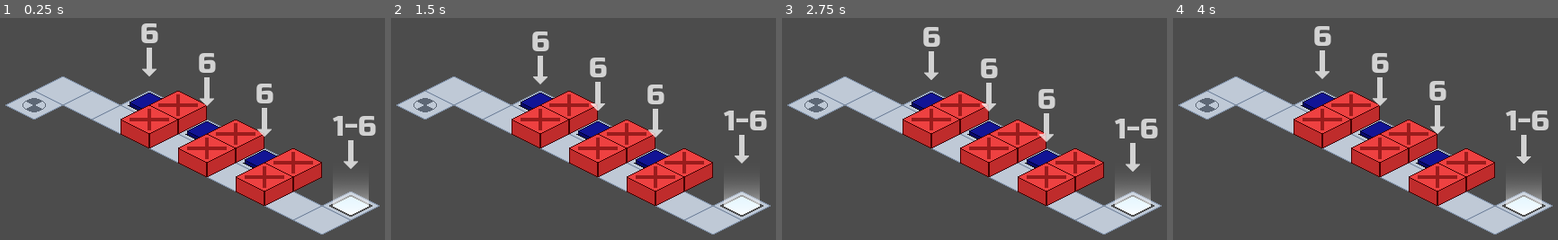
Above: before the commit, frames 1-4 (left to right).
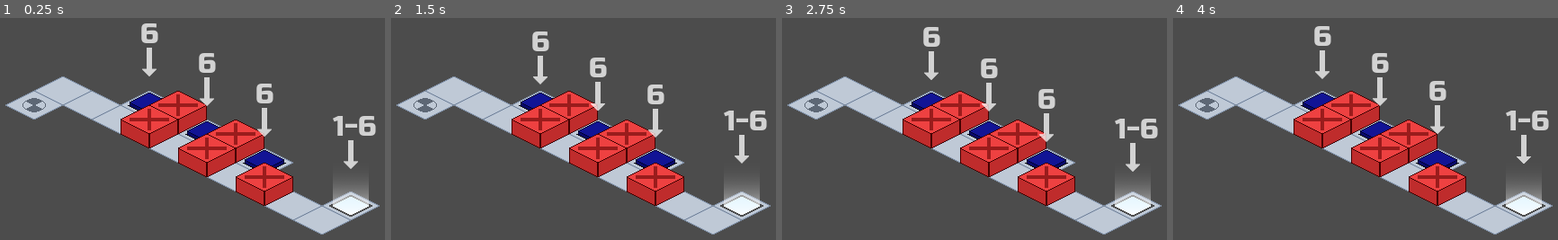
Above: after the commit, the same moments.

Repository: kdreese/gmtk-2022
Game: Godot game, scene res://src/levels/ButtonTestLevel.tscn
The game is run twice, just before and just after one commit, with the same random seed, the same clock (stepped at 60 frames per second) and the same inputs. This scene is started directly instead of the project's main scene.
Inputs:
- Up to frame 1 (0.25 s): no input
- Up to frame 2 (1.5 s): hold D (move_right) 0.53-1.28 s; hold S (move_back) from 1.28 s (still down)
- Up to frame 3 (2.75 s): release S (move_back) at 2.03 s; hold D (move_right) from 2.03 s (still down)
- Up to frame 4 (4 s): release D (move_right) at 2.78 s; hold W (move_forward) 2.78-3.53 s; hold A (move_left) from 3.53 s (still down)

The runs differ from the first frame. In frame 1, 1.5% of the frame differs, in the area x 68-84%, y 58-79%; in frame 2, 1.5%; in frame 3, 1.5%; in frame 4, 1.5%.

Commit message:
Initial commit.

Diff:
--- a/src/levels/ButtonTestLevel.gd
+++ b/src/levels/ButtonTestLevel.gd
@@ -13,11 +13,10 @@
 
 func _on_button_pressed(instance: LevelButton) -> void:
 	if instance.name == "LevelButton":
-		$TileMap.set_cell(11, 2, $TileMap.tile_set.find_tile_by_name("GateOpen"))
-		$TileMap.set_cell(11, 3, $TileMap.tile_set.find_tile_by_name("GateOpen"))
+		$Gate.open()
+		$Gate2.open()
 	elif instance.name == "LevelButton2":
-		$TileMap.set_cell(13, 2, $TileMap.tile_set.find_tile_by_name("GateOpen"))
-		$TileMap.set_cell(13, 3, $TileMap.tile_set.find_tile_by_name("GateOpen"))
+		$Gate2.open()
+		$Gate4.open()
 	elif instance.name == "LevelButton3":
-		$TileMap.set_cell(15, 2, $TileMap.tile_set.find_tile_by_name("GateOpen"))
-		$TileMap.set_cell(15, 3, $TileMap.tile_set.find_tile_by_name("GateOpen"))
+		$Gate5.open()
--- a/src/levels/ButtonTestLevel.tscn
+++ b/src/levels/ButtonTestLevel.tscn
@@ -1,9 +1,10 @@
-[gd_scene load_steps=5 format=2]
+[gd_scene load_steps=6 format=2]
 
 [ext_resource path="res://resouces/TileSet.tres" type="TileSet" id=1]
 [ext_resource path="res://src/objects/LevelButton.tscn" type="PackedScene" id=2]
 [ext_resource path="res://src/levels/ButtonTestLevel.gd" type="Script" id=3]
 [ext_resource path="res://src/objects/LevelEnd.tscn" type="PackedScene" id=4]
+[ext_resource path="res://src/objects/Gate.tscn" type="PackedScene" id=5]
 
 [node name="ButtonTestLevel" type="Node2D"]
 script = ExtResource( 3 )
@@ -13,7 +14,7 @@
 tile_set = ExtResource( 1 )
 cell_size = Vector2( 64, 32 )
 format = 1
-tile_data = PoolIntArray( 131082, 0, 0, 131083, 7, 0, 131084, 0, 0, 131085, 7, 0, 131086, 0, 0, 131087, 7, 0, 131089, 0, 0, 196616, 0, 0, 196617, 0, 0, 196618, 0, 0, 196619, 7, 0, 196620, 0, 0, 196621, 7, 0, 196622, 0, 0, 196623, 7, 0, 196624, 0, 0, 196625, 0, 0, 262152, 2, 0 )
+tile_data = PoolIntArray( 131082, 0, 0, 131084, 0, 0, 131086, 0, 0, 131089, 0, 0, 196616, 0, 0, 196617, 0, 0, 196618, 0, 0, 196620, 0, 0, 196622, 0, 0, 196624, 0, 0, 196625, 0, 0, 262152, 2, 0 )
 
 [node name="LevelButton" parent="." instance=ExtResource( 2 )]
 position = Vector2( 256, 208 )
@@ -29,4 +30,19 @@
 
 [node name="LevelEnd" parent="." instance=ExtResource( 4 )]
 position = Vector2( 480, 304 )
-level_name = "Level 6"
+next_level_path = "res://src/levels/TestLevel.tscn"
+
+[node name="Gate" parent="." instance=ExtResource( 5 )]
+position = Vector2( 288, 216 )
+
+[node name="Gate2" parent="." instance=ExtResource( 5 )]
+position = Vector2( 256, 232 )
+
+[node name="Gate3" parent="." instance=ExtResource( 5 )]
+position = Vector2( 352, 248 )
+
+[node name="Gate4" parent="." instance=ExtResource( 5 )]
+position = Vector2( 320, 264 )
+
+[node name="Gate5" parent="." instance=ExtResource( 5 )]
+position = Vector2( 384, 296 )
--- /dev/null
+++ b/src/levels/TestLevel.gd
@@ -0,0 +1,21 @@
+extends Node2D
+
+gates := [Vector2(9, 0)]
+
+func _ready() -> void:
+	var error := $LevelButton.connect("button_pressed", self, "_on_button_pressed", [$LevelButton])
+	assert(not error)
+
+
+
+func calc_z_index() -> void:
+	var player = get_parent().get_node("Player") as Player
+	var grid_coords = player.grid_coords
+	for gate in gates:
+		if player.x > gate.x or player.y > gate.y:
+			$TileMap.
+
+
+func _on_LevelButton_button_pressed() -> void:
+	$TileMap.set_cell(9, 0, $TileMap.tile_set.find_tile_by_name("GateOpen"))
+	$TileMap.set_cell(13, 0, $TileMap.tile_set.find_tile_by_name("GateClosed"))
--- /dev/null
+++ b/src/levels/TestLevel.tscn
@@ -0,0 +1,28 @@
+[gd_scene load_steps=5 format=2]
+
+[ext_resource path="res://resouces/TileSet.tres" type="TileSet" id=1]
+[ext_resource path="res://src/objects/LevelButton.tscn" type="PackedScene" id=2]
+[ext_resource path="res://src/objects/LevelEnd.tscn" type="PackedScene" id=3]
+[ext_resource path="res://src/levels/TestLevel.gd" type="Script" id=4]
+
+[node name="TestLevel" type="Node2D"]
+script = ExtResource( 4 )
+
+[node name="TileMap" type="TileMap" parent="."]
+mode = 1
+tile_set = ExtResource( 1 )
+cell_size = Vector2( 64, 32 )
+format = 1
+tile_data = PoolIntArray( -262132, 0, 0, -196596, 0, 0, -131060, 0, 0, -65524, 0, 0, 7, 0, 0, 8, 0, 0, 9, 7, 0, 10, 0, 0, 11, 0, 0, 12, 0, 0, 13, 6, 0, 14, 0, 0, 15, 0, 0, 65549, 0, 0, 65550, 0, 0, 65551, 2, 0 )
+
+[node name="LevelButton" parent="." instance=ExtResource( 2 )]
+position = Vector2( 512, 144 )
+minimum_weight = 6
+
+[node name="LevelEnd" parent="." instance=ExtResource( 3 )]
+position = Vector2( 224, 112 )
+minimum_weight = 3
+maximum_weight = 3
+level_name = "Test Level"
+
+[connection signal="button_pressed" from="LevelButton" to="." method="_on_LevelButton_button_pressed"]
--- /dev/null
+++ b/src/objects/Gate.gd
@@ -0,0 +1,32 @@
+extends Node2D
+
+
+var tile_map: TileMap
+var grid_coords: Vector2
+
+# Called when the node enters the scene tree for the first time.
+func _ready() -> void:
+	tile_map = get_parent().get_node("TileMap")
+	grid_coords = tile_map.world_to_map(position)
+
+
+func update_z_index(player_position: Vector2):
+	if $AnimatedSprite.animation == "closed":
+		if player_position.x > grid_coords.x or player_position.y > grid_coords.y:
+			z_index = 1
+		else:
+			z_index = 3
+	else:
+		z_index = 1
+
+
+func open() -> void:
+	$AnimatedSprite.play("open")
+	$AnimatedSprite.offset.x += 16
+	tile_map.set_cellv(grid_coords, tile_map.tile_set.find_tile_by_name("Base"))
+
+
+func	 close() -> void:
+	$AnimatedSprite.play("closed")
+	$AnimatedSprite.offset -= 16
+	tile_map.set_cellv(grid_coords, -1)
--- /dev/null
+++ b/src/objects/Gate.tscn
@@ -0,0 +1,26 @@
+[gd_scene load_steps=5 format=2]
+
+[ext_resource path="res://assets/tiles/open_gate_tile.png" type="Texture" id=1]
+[ext_resource path="res://assets/tiles/closed_gate_tile.png" type="Texture" id=2]
+[ext_resource path="res://src/objects/Gate.gd" type="Script" id=3]
+
+[sub_resource type="SpriteFrames" id=1]
+animations = [ {
+"frames": [ ExtResource( 2 ) ],
+"loop": true,
+"name": "closed",
+"speed": 5.0
+}, {
+"frames": [ ExtResource( 1 ) ],
+"loop": true,
+"name": "open",
+"speed": 5.0
+} ]
+
+[node name="Gate" type="Node2D"]
+z_index = 1
+script = ExtResource( 3 )
+
+[node name="AnimatedSprite" type="AnimatedSprite" parent="."]
+frames = SubResource( 1 )
+animation = "closed"
--- a/src/objects/Player.tscn
+++ b/src/objects/Player.tscn
@@ -88,29 +88,29 @@
 
 [sub_resource type="SpriteFrames" id=1]
 animations = [ {
+"frames": [ ExtResource( 7 ), ExtResource( 18 ), ExtResource( 30 ), null, null, null ],
+"loop": false,
+"name": "rotate_neg_x",
+"speed": 5.0
+}, {
+"frames": [ ExtResource( 41 ), ExtResource( 29 ), ExtResource( 32 ), ExtResource( 40 ), ExtResource( 58 ), ExtResource( 60 ) ],
+"loop": false,
+"name": "rotate_neg_z",
+"speed": 5.0
+}, {
+"frames": [ ExtResource( 3 ), ExtResource( 28 ), ExtResource( 35 ), ExtResource( 36 ), ExtResource( 37 ), ExtResource( 25 ) ],
+"loop": false,
+"name": "rotate_x",
+"speed": 5.0
+}, {
+"frames": [ ExtResource( 20 ), ExtResource( 5 ), ExtResource( 6 ), ExtResource( 39 ), ExtResource( 38 ), ExtResource( 33 ) ],
+"loop": false,
+"name": "rotate_z",
+"speed": 5.0
+}, {
 "frames": [ ExtResource( 3 ) ],
 "loop": false,
 "name": "idle",
-"speed": 5.0
-}, {
-"frames": [ ExtResource( 3 ), ExtResource( 28 ), ExtResource( 35 ), ExtResource( 36 ), ExtResource( 37 ), ExtResource( 25 ) ],
-"loop": false,
-"name": "rotate_x",
-"speed": 5.0
-}, {
-"frames": [ ExtResource( 20 ), ExtResource( 5 ), ExtResource( 6 ), ExtResource( 39 ), ExtResource( 38 ), ExtResource( 33 ) ],
-"loop": false,
-"name": "rotate_z",
-"speed": 5.0
-}, {
-"frames": [ ExtResource( 41 ), ExtResource( 29 ), ExtResource( 32 ), ExtResource( 40 ), ExtResource( 58 ), ExtResource( 60 ) ],
-"loop": false,
-"name": "rotate_neg_z",
-"speed": 5.0
-}, {
-"frames": [ ExtResource( 7 ), ExtResource( 18 ), ExtResource( 30 ), null, null, null ],
-"loop": false,
-"name": "rotate_neg_x",
 "speed": 5.0
 } ]
 
@@ -124,29 +124,29 @@
 
 [sub_resource type="SpriteFrames" id=2]
 animations = [ {
+"frames": [ ExtResource( 9 ), ExtResource( 23 ), ExtResource( 24 ), ExtResource( 27 ), ExtResource( 55 ), ExtResource( 57 ) ],
+"loop": false,
+"name": "rotate_neg_x",
+"speed": 5.0
+}, {
+"frames": [ ExtResource( 10 ), ExtResource( 61 ), ExtResource( 2 ), ExtResource( 51 ), ExtResource( 52 ), ExtResource( 53 ) ],
+"loop": false,
+"name": "rotate_neg_z",
+"speed": 5.0
+}, {
+"frames": [ ExtResource( 4 ), ExtResource( 19 ), ExtResource( 8 ), ExtResource( 34 ), ExtResource( 26 ), ExtResource( 31 ) ],
+"loop": false,
+"name": "rotate_x",
+"speed": 5.0
+}, {
+"frames": [ ExtResource( 43 ), ExtResource( 44 ), ExtResource( 45 ), null, null, null ],
+"loop": false,
+"name": "rotate_z",
+"speed": 5.0
+}, {
 "frames": [ ExtResource( 4 ) ],
 "loop": false,
 "name": "idle",
-"speed": 5.0
-}, {
-"frames": [ ExtResource( 4 ), ExtResource( 19 ), ExtResource( 8 ), ExtResource( 34 ), ExtResource( 26 ), ExtResource( 31 ) ],
-"loop": false,
-"name": "rotate_x",
-"speed": 5.0
-}, {
-"frames": [ ExtResource( 43 ), ExtResource( 44 ), ExtResource( 45 ), null, null, null ],
-"loop": false,
-"name": "rotate_z",
-"speed": 5.0
-}, {
-"frames": [ ExtResource( 10 ), ExtResource( 61 ), ExtResource( 2 ), ExtResource( 51 ), ExtResource( 52 ), ExtResource( 53 ) ],
-"loop": false,
-"name": "rotate_neg_z",
-"speed": 5.0
-}, {
-"frames": [ ExtResource( 9 ), ExtResource( 23 ), ExtResource( 24 ), ExtResource( 27 ), ExtResource( 55 ), ExtResource( 57 ) ],
-"loop": false,
-"name": "rotate_neg_x",
 "speed": 5.0
 } ]
 
@@ -160,30 +160,30 @@
 
 [sub_resource type="SpriteFrames" id=3]
 animations = [ {
+"frames": [ ExtResource( 12 ), ExtResource( 47 ), ExtResource( 49 ), ExtResource( 42 ), ExtResource( 56 ), ExtResource( 65 ) ],
+"loop": false,
+"name": "rotate_neg_x",
+"speed": 5.0
+}, {
+"frames": [ ExtResource( 59 ), ExtResource( 69 ), ExtResource( 70 ), null, null, null ],
+"loop": false,
+"name": "rotate_neg_z",
+"speed": 5.0
+}, {
+"frames": [ ExtResource( 11 ), ExtResource( 22 ), ExtResource( 48 ), null, null, null ],
+"loop": false,
+"name": "rotate_x",
+"speed": 5.0
+}, {
+"frames": [ ExtResource( 64 ), ExtResource( 68 ), ExtResource( 71 ), ExtResource( 46 ), ExtResource( 54 ), ExtResource( 72 ) ],
+"loop": false,
+"name": "rotate_z",
+"speed": 5.0
+}, {
 "frames": [ ExtResource( 11 ) ],
 "loop": false,
 "name": "idle",
 "speed": 5.0
-}, {
-"frames": [ ExtResource( 11 ), ExtResource( 22 ), ExtResource( 48 ), null, null, null ],
-"loop": false,
-"name": "rotate_x",
-"speed": 5.0
-}, {
-"frames": [ ExtResource( 64 ), ExtResource( 68 ), ExtResource( 71 ), ExtResource( 46 ), ExtResource( 54 ), ExtResource( 72 ) ],
-"loop": false,
-"name": "rotate_z",
-"speed": 5.0
-}, {
-"frames": [ ExtResource( 59 ), ExtResource( 69 ), ExtResource( 70 ), null, null, null ],
-"loop": false,
-"name": "rotate_neg_z",
-"speed": 5.0
-}, {
-"frames": [ ExtResource( 12 ), ExtResource( 47 ), ExtResource( 49 ), ExtResource( 42 ), ExtResource( 56 ), ExtResource( 65 ) ],
-"loop": false,
-"name": "rotate_neg_x",
-"speed": 5.0
 } ]
 
 [sub_resource type="GradientTexture" id=14]
@@ -195,29 +195,29 @@
 
 [sub_resource type="SpriteFrames" id=5]
 animations = [ {
+"frames": [ null, null, null, ExtResource( 15 ), ExtResource( 16 ), ExtResource( 17 ) ],
+"loop": false,
+"name": "rotate_neg_x",
+"speed": 5.0
+}, {
+"frames": [ null, null, null, ExtResource( 50 ), ExtResource( 67 ), ExtResource( 62 ) ],
+"loop": false,
+"name": "rotate_neg_z",
+"speed": 5.0
+}, {
+"frames": [ null, null, null, ExtResource( 13 ), ExtResource( 14 ), ExtResource( 73 ) ],
+"loop": false,
+"name": "rotate_x",
+"speed": 5.0
+}, {
+"frames": [ null, null, null, ExtResource( 21 ), ExtResource( 63 ), ExtResource( 66 ) ],
+"loop": false,
+"name": "rotate_z",
+"speed": 5.0
+}, {
 "frames": [ null ],
 "loop": false,
 "name": "idle",
-"speed": 5.0
-}, {
-"frames": [ null, null, null, ExtResource( 13 ), ExtResource( 14 ), ExtResource( 73 ) ],
-"loop": false,
-"name": "rotate_x",
-"speed": 5.0
-}, {
-"frames": [ null, null, null, ExtResource( 21 ), ExtResource( 63 ), ExtResource( 66 ) ],
-"loop": false,
-"name": "rotate_z",
-"speed": 5.0
-}, {
-"frames": [ null, null, null, ExtResource( 50 ), ExtResource( 67 ), ExtResource( 62 ) ],
-"loop": false,
-"name": "rotate_neg_z",
-"speed": 5.0
-}, {
-"frames": [ null, null, null, ExtResource( 15 ), ExtResource( 16 ), ExtResource( 17 ) ],
-"loop": false,
-"name": "rotate_neg_x",
 "speed": 5.0
 } ]
 
@@ -225,6 +225,7 @@
 extents = Vector2( 10, 7 )
 
 [node name="Player" type="Area2D"]
+z_index = 2
 collision_mask = 0
 monitoring = false
 script = ExtResource( 1 )
